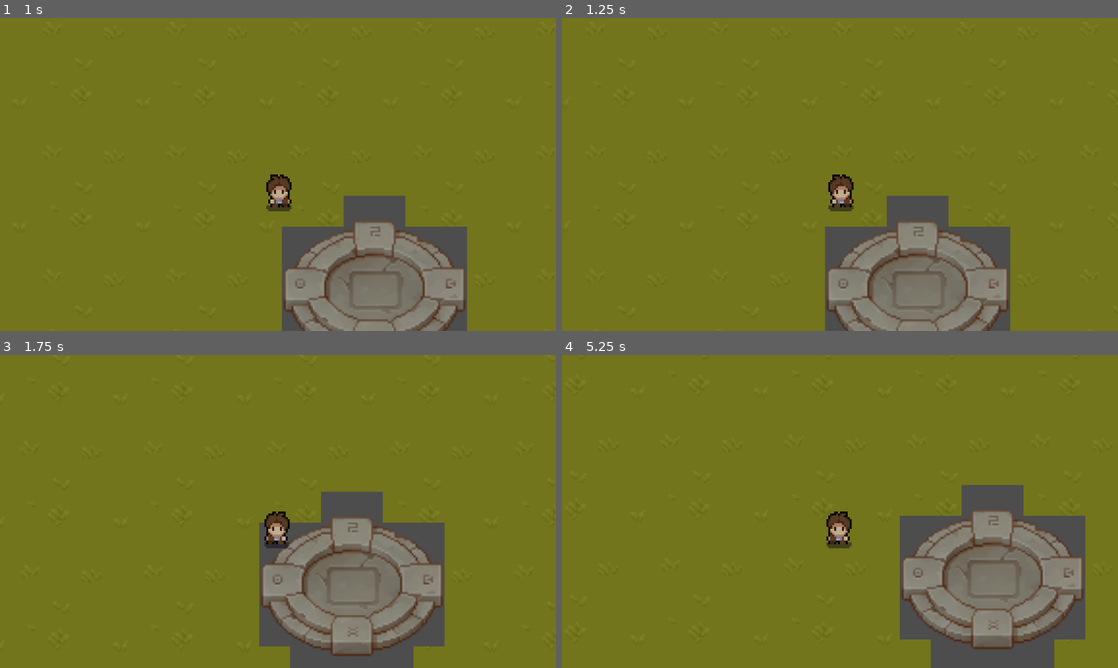
Above: before the commit, frames 1-4 (two rows, left to right).
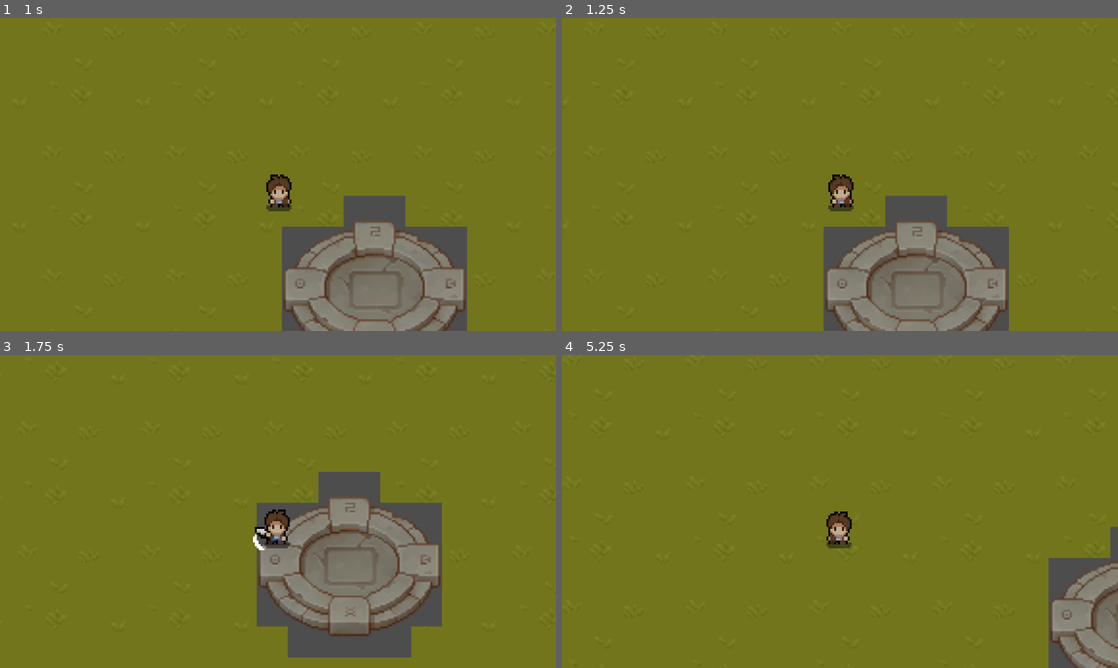
Above: after the commit, the same moments.

Repository: RyanB716/Unawoken
Game: Godot game, scene res://Game Management/GameManager.tscn
Two runs of this game, one before a commit and one after it. Both use one fixed random seed, a clock stepped at 60 frames per second and the inputs below.
Inputs (mouse positions are in pixels of both pictures, inside the frame that each line leads up to):
- Up to frame 1 (1 s): tap Enter at 0.5 s; move the mouse to (400, 158) at 0.52 s; hold D (Run_Right) from 0.53 s (still down); click (400, 158) at 0.6 s
- Up to frame 2 (1.25 s): keep holding D (Run_Right)
- Up to frame 3 (1.75 s): move the mouse to (166, 527) at 1.27 s; release D (Run_Right) at 1.28 s; hold S (Run_Down) from 1.28 s (still down); click (166, 527) at 1.35 s
- Up to frame 4 (5.25 s): move the mouse to (895, 442) at 2.02 s; release S (Run_Down) at 2.03 s; hold D (Run_Right) 2.03-2.78 s; click (895, 442) at 2.1 s; move the mouse to (812, 574) at 2.77 s; hold W (Run_Up) 2.78-3.53 s; click (812, 574) at 2.85 s; move the mouse to (1006, 558) at 3.52 s; hold A (Run_Left) 3.53-5.03 s; click (1006, 558) at 3.6 s; move the mouse to (673, 464) at 4.27 s; click (673, 464) at 4.35 s; move the mouse to (867, 511) at 5.02 s; hold S (Run_Down) from 5.03 s (still down); click (867, 511) at 5.1 s

Frame 1 is identical in both runs. In frame 2, 0.9% of the frame differs, in the area x 47-81%, y 56-100%; in frame 3, 11%; in frame 4, 19%, in the area x 60-100%, y 41-100%.

Commit message:
attack update

Diff:
--- a/Player.gd
+++ b/Player.gd
@@ -25,6 +25,7 @@
 @export_category("Attack Stats")
 @export var AttackTime : float
 @export var CooldownTime : float
+@export var InputBufferAmnt : float
 
 var CurrentSpeed = 0
 var HorizontalInput = 0
@@ -79,19 +80,14 @@
 			AnimState.travel("Run")
 		elif CurrentMoveState == MoveStates.Idle:
 			AnimState.travel("Idle")
-	elif CurrentAttackState == AttackActionStates.IsAttacking:
-		match CurrentAttackIndex:
-			0:
-				pass
-			1:
-				AnimState.travel("Attack 2")
-			2:
-				AnimState.travel("Attack")
 
 func Attack():
+
+	B_Audio.PlaySFX()
+	CurrentAttackState = AttackActionStates.IsAttacking
+
 	#Initial Input Buffer + State Switch
 	await get_tree().create_timer(0.2).timeout
-	CurrentAttackState = AttackActionStates.IsAttacking
 
 	#Movement Decrease
 	var InitialSpeed = TopSpeed
@@ -102,6 +98,7 @@
 		if CurrentAttackIndex != AttackSlots.Attack1:
 			CurrentAttackIndex = AttackSlots.Attack1
 		AnimState.travel("Attack")
+		W_Audio.PlaySFX()
 		print("Attack 1")
 
 	#else; match attack index and increase until cooldown
@@ -109,15 +106,20 @@
 		match CurrentAttackIndex:
 			0:
 				print("Attack 2")
+				AnimState.travel("Attack 2")
+				W_Audio.PlaySFX()
 				CurrentAttackIndex = AttackSlots.Attack2
 				AttackTimer.stop()
 
 			1:
 				print("Attack 3")
+				AnimState.travel("Attack")
+				W_Audio.PlaySFX()
 				CurrentAttackIndex = AttackSlots.Attack3
 				AttackTimer.stop()
 
 	await AnimTree.animation_finished
+	print("Can Attack")
 	CurrentAttackState = AttackActionStates.NotAttacking
 	TopSpeed = InitialSpeed
 
@@ -126,7 +128,6 @@
 		AttackTimer.stop()
 		AttackCooldown()
 	else:
-		#print("Can attack")
 		AttackTimer.stop()
 		AttackTimer.start(AttackTime)
 
--- a/Player.tscn
+++ b/Player.tscn
@@ -244,15 +244,15 @@
 
 [sub_resource type="Animation" id="Animation_6mu3k"]
 resource_name = "Attack_Down"
-length = 0.60001
-tracks/0/type = "value"
-tracks/0/imported = false
-tracks/0/enabled = true
-tracks/0/path = NodePath("Sprite:frame")
-tracks/0/interp = 1
-tracks/0/loop_wrap = true
-tracks/0/keys = {
-"times": PackedFloat32Array(0, 0.2, 0.4, 0.6),
+length = 0.30001
+tracks/0/type = "value"
+tracks/0/imported = false
+tracks/0/enabled = true
+tracks/0/path = NodePath("Sprite:frame")
+tracks/0/interp = 1
+tracks/0/loop_wrap = true
+tracks/0/keys = {
+"times": PackedFloat32Array(0, 0.1, 0.2, 0.3),
 "transitions": PackedFloat32Array(1, 1, 1, 1),
 "update": 1,
 "values": [36, 37, 38, 39]
@@ -260,15 +260,15 @@
 
 [sub_resource type="Animation" id="Animation_3hjxn"]
 resource_name = "Attack_Left"
-length = 0.60001
-tracks/0/type = "value"
-tracks/0/imported = false
-tracks/0/enabled = true
-tracks/0/path = NodePath("Sprite:frame")
-tracks/0/interp = 1
-tracks/0/loop_wrap = true
-tracks/0/keys = {
-"times": PackedFloat32Array(0, 0.2, 0.4, 0.6),
+length = 0.30001
+tracks/0/type = "value"
+tracks/0/imported = false
+tracks/0/enabled = true
+tracks/0/path = NodePath("Sprite:frame")
+tracks/0/interp = 1
+tracks/0/loop_wrap = true
+tracks/0/keys = {
+"times": PackedFloat32Array(0, 0.1, 0.2, 0.3),
 "transitions": PackedFloat32Array(1, 1, 1, 1),
 "update": 1,
 "values": [42, 43, 44, 45]
@@ -288,15 +288,15 @@
 
 [sub_resource type="Animation" id="Animation_brb81"]
 resource_name = "Attack_Right"
-length = 0.60001
-tracks/0/type = "value"
-tracks/0/imported = false
-tracks/0/enabled = true
-tracks/0/path = NodePath("Sprite:frame")
-tracks/0/interp = 1
-tracks/0/loop_wrap = true
-tracks/0/keys = {
-"times": PackedFloat32Array(0, 0.2, 0.4, 0.6),
+length = 0.30001
+tracks/0/type = "value"
+tracks/0/imported = false
+tracks/0/enabled = true
+tracks/0/path = NodePath("Sprite:frame")
+tracks/0/interp = 1
+tracks/0/loop_wrap = true
+tracks/0/keys = {
+"times": PackedFloat32Array(0, 0.1, 0.2, 0.3),
 "transitions": PackedFloat32Array(1, 1, 1, 1),
 "update": 1,
 "values": [42, 43, 44, 45]
@@ -316,15 +316,15 @@
 
 [sub_resource type="Animation" id="Animation_txiqo"]
 resource_name = "Attack_Up"
-length = 0.60001
-tracks/0/type = "value"
-tracks/0/imported = false
-tracks/0/enabled = true
-tracks/0/path = NodePath("Sprite:frame")
-tracks/0/interp = 1
-tracks/0/loop_wrap = true
-tracks/0/keys = {
-"times": PackedFloat32Array(0, 0.2, 0.4, 0.6),
+length = 0.30001
+tracks/0/type = "value"
+tracks/0/imported = false
+tracks/0/enabled = true
+tracks/0/path = NodePath("Sprite:frame")
+tracks/0/interp = 1
+tracks/0/loop_wrap = true
+tracks/0/keys = {
+"times": PackedFloat32Array(0, 0.1, 0.2, 0.3),
 "transitions": PackedFloat32Array(1, 1, 1, 1),
 "update": 1,
 "values": [48, 49, 50, 51]
@@ -339,7 +339,7 @@
 }
 
 [sub_resource type="Animation" id="Animation_g75o7"]
-length = 0.60001
+length = 0.30001
 tracks/0/type = "value"
 tracks/0/imported = false
 tracks/0/enabled = true
@@ -347,14 +347,14 @@
 tracks/0/interp = 1
 tracks/0/loop_wrap = true
 tracks/0/keys = {
-"times": PackedFloat32Array(0, 0.2, 0.4, 0.6),
+"times": PackedFloat32Array(0, 0.1, 0.2, 0.3),
 "transitions": PackedFloat32Array(1, 1, 1, 1),
 "update": 1,
 "values": [Vector2i(0, 6), Vector2i(2, 6), Vector2i(1, 6), Vector2i(3, 6)]
 }
 
 [sub_resource type="Animation" id="Animation_6aob8"]
-length = 0.60001
+length = 0.30001
 tracks/0/type = "value"
 tracks/0/imported = false
 tracks/0/enabled = true
@@ -362,7 +362,7 @@
 tracks/0/interp = 1
 tracks/0/loop_wrap = true
 tracks/0/keys = {
-"times": PackedFloat32Array(0, 0.2, 0.4, 0.6),
+"times": PackedFloat32Array(0, 0.1, 0.2, 0.3),
 "transitions": PackedFloat32Array(1, 1, 1, 1),
 "update": 1,
 "values": [Vector2i(0, 7), Vector2i(2, 7), Vector2i(1, 7), Vector2i(3, 7)]
@@ -381,7 +381,7 @@
 }
 
 [sub_resource type="Animation" id="Animation_1okrm"]
-length = 0.60001
+length = 0.30001
 tracks/0/type = "value"
 tracks/0/imported = false
 tracks/0/enabled = true
@@ -401,14 +401,14 @@
 tracks/1/interp = 1
 tracks/1/loop_wrap = true
 tracks/1/keys = {
-"times": PackedFloat32Array(0, 0.2, 0.4, 0.6),
+"times": PackedFloat32Array(0, 0.1, 0.2, 0.3),
 "transitions": PackedFloat32Array(1, 1, 1, 1),
 "update": 1,
 "values": [Vector2i(0, 7), Vector2i(2, 7), Vector2i(1, 7), Vector2i(3, 7)]
 }
 
 [sub_resource type="Animation" id="Animation_gwqxn"]
-length = 0.60001
+length = 0.30001
 tracks/0/type = "value"
 tracks/0/imported = false
 tracks/0/enabled = true
@@ -416,7 +416,7 @@
 tracks/0/interp = 1
 tracks/0/loop_wrap = true
 tracks/0/keys = {
-"times": PackedFloat32Array(0, 0.2, 0.4, 0.6),
+"times": PackedFloat32Array(0, 0.1, 0.2, 0.3),
 "transitions": PackedFloat32Array(1, 1, 1, 1),
 "update": 1,
 "values": [Vector2i(0, 8), Vector2i(2, 8), Vector2i(1, 8), Vector2i(3, 8)]
@@ -554,6 +554,7 @@
 TopSpeed = 200
 AttackTime = 1.5
 CooldownTime = 3.0
+InputBufferAmnt = 0.12
 
 [node name="Sprite" type="Sprite2D" parent="."]
 texture_filter = 1
